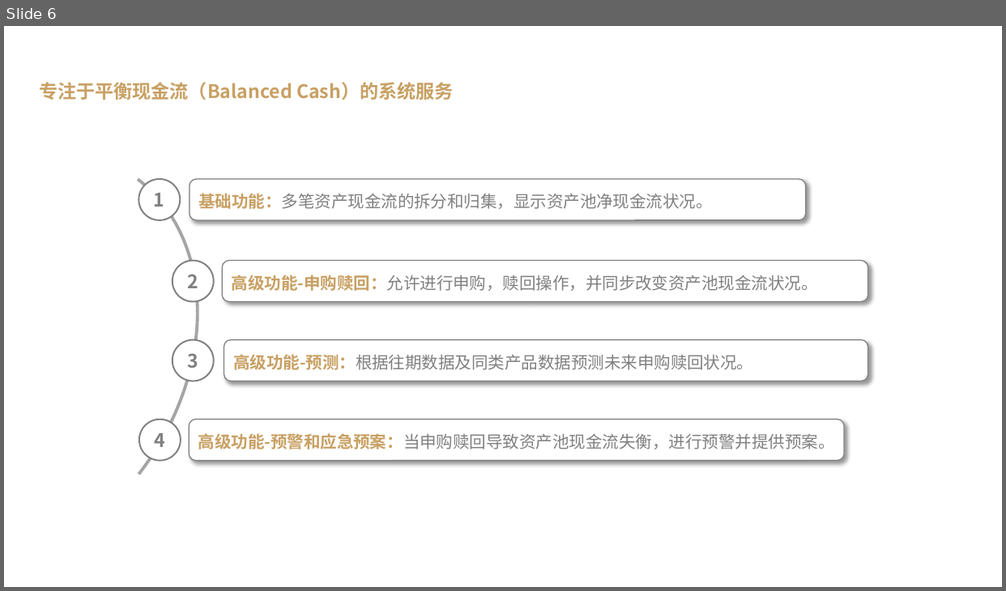
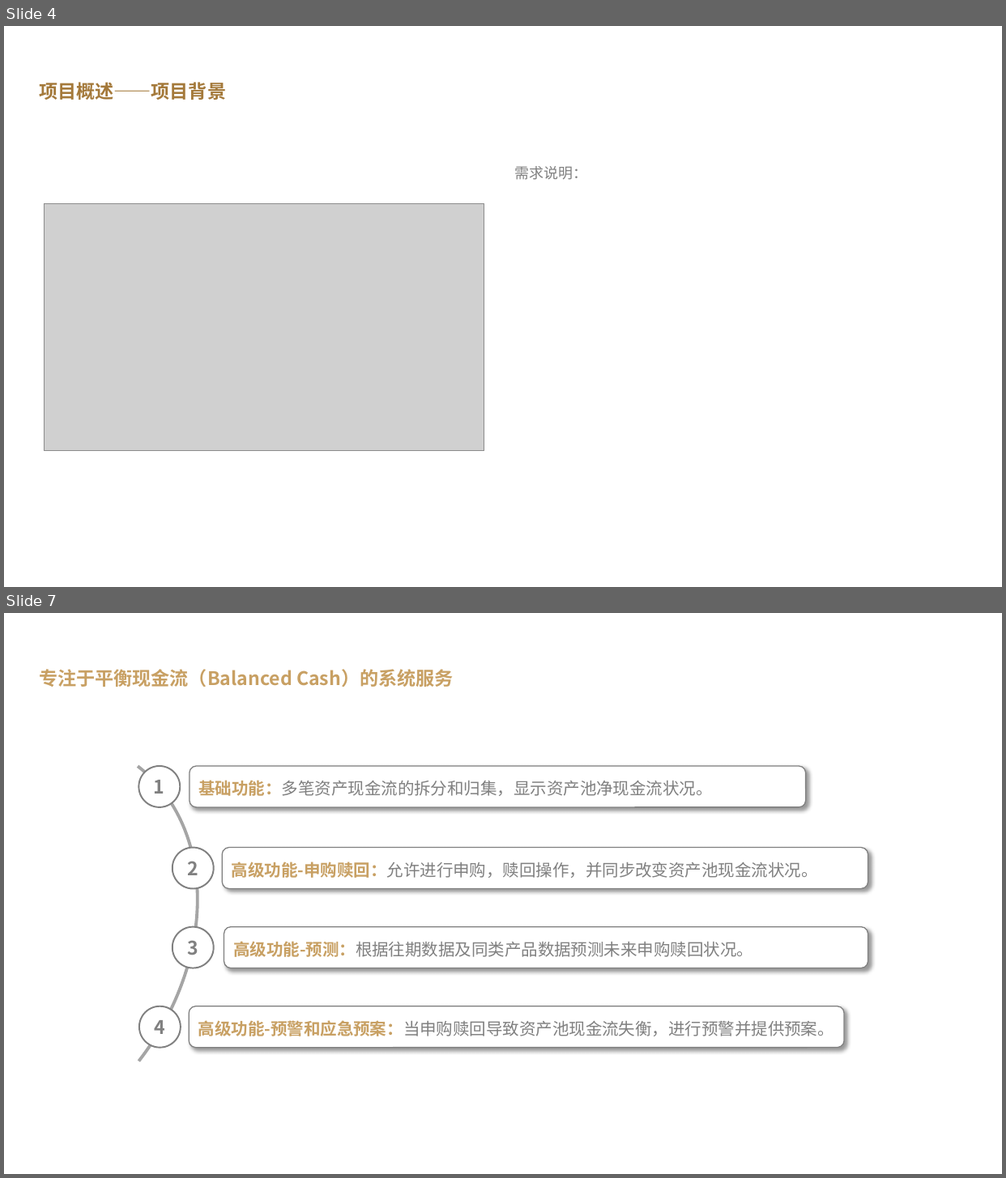
Before and after one commit to Gnnnn/Graduation-project, a slide deck: 答辩演示/肖晓珂14123112.pptx. Shown one above the other, each under a label of ours: slide 6 before the commit, slides 4 and 7 after it; the slides between them are not shown. The pictures are 1006x591 and 1006x1178 pixels, drawn with LibreOffice and Linux fonts; fonts in the diff are those of the drawing; grey boxes stand for pictures; background and template pictures are left out. Boxes give left, top, right and bottom in pixels: in the first picture for what was removed or moved away, otherwise in the second. Text is boxed around its words. In the diff, an @@ line names an element or a change of style, - is before the commit and + after.

```diff
--- a/答辩演示/肖晓珂14123112.pptx
+++ b/答辩演示/肖晓珂14123112.pptx
@@ slide 4 added at <box>4,26,1002,587</box>, background #FFFFFF @@
@@ text added at <box>39,82,226,100</box>, 18 pt, text #A4793A, bold @@
+项目概述——项目背景
@@ text added at <box>515,166,588,180</box>, 14 pt, text #808080 @@
+需求说明：
@@ picture added at <box>44,203,484,451</box> @@
@@ what was slide 6 is now slide 7 @@
```
Also in this commit, not shown: 5 slides changed, 2 other slides added, 2 slides removed, 17 other files.
